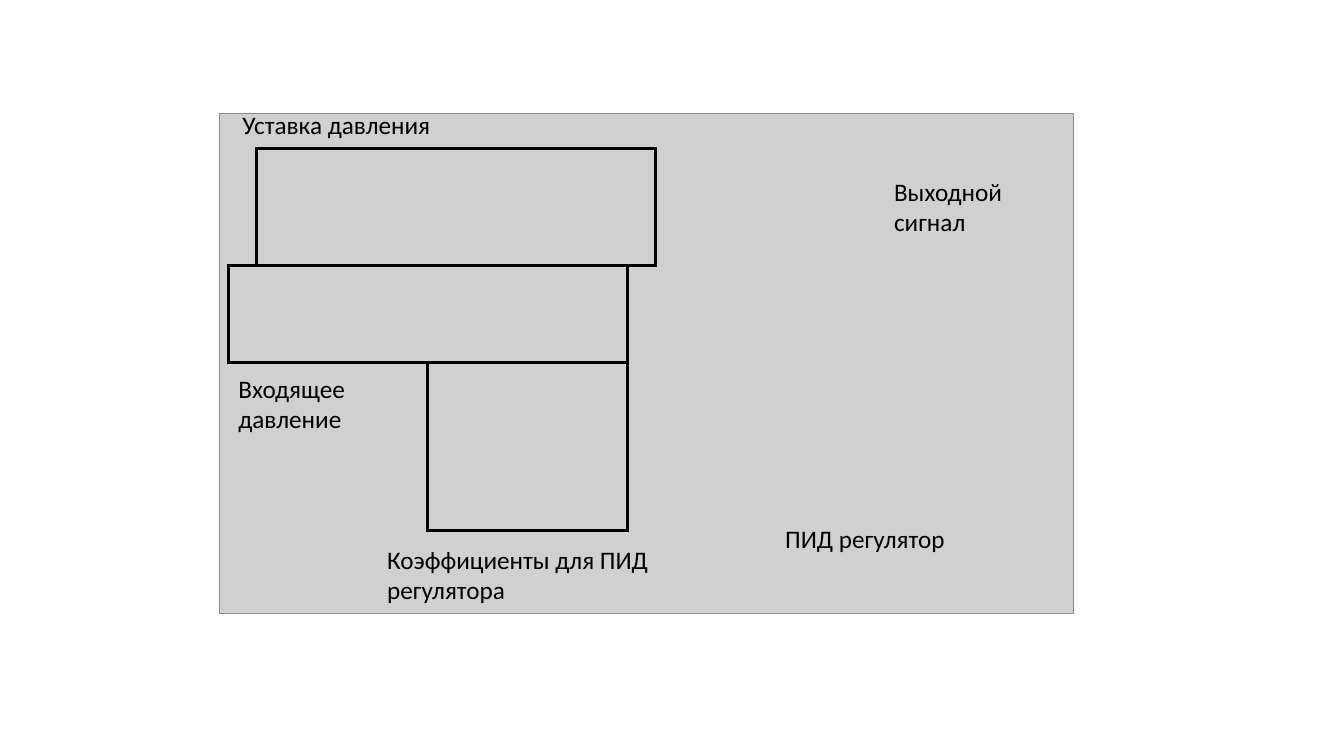
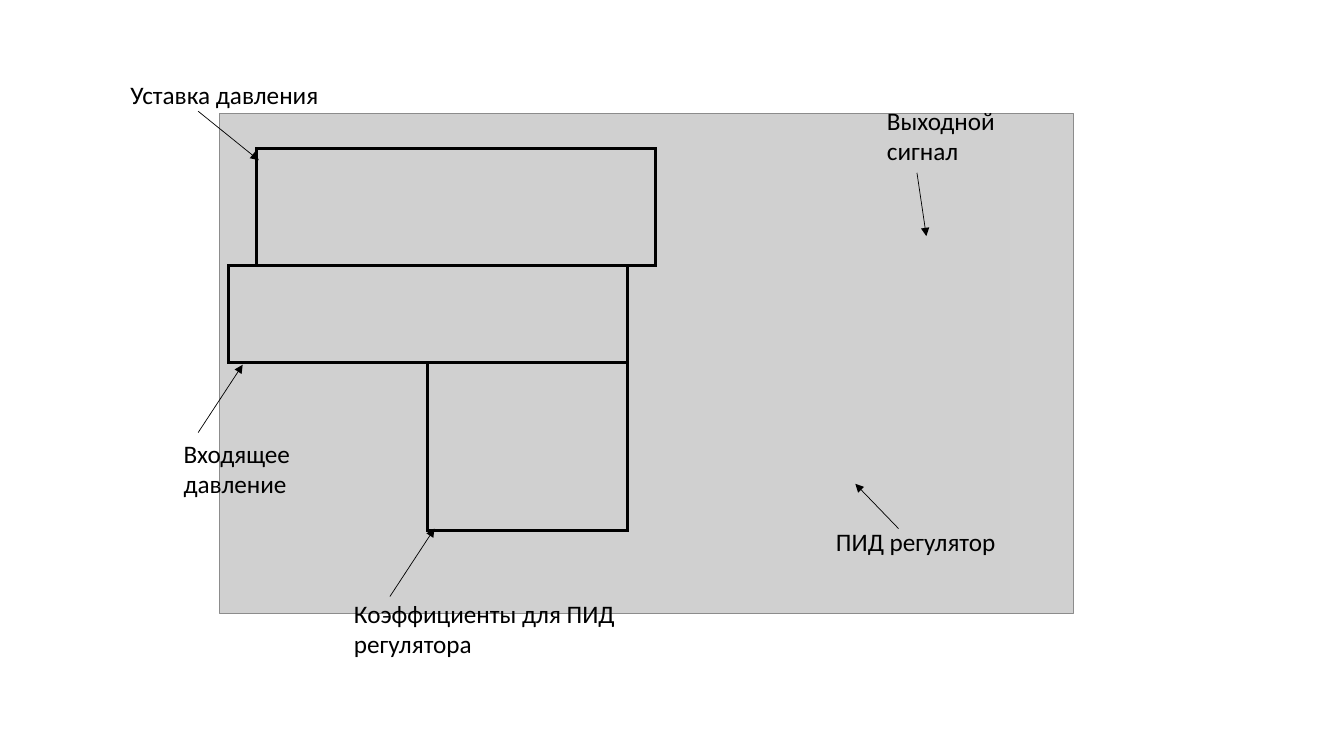
Before and after one commit to PavelKorokev/PavelKorolevDiplom, a slide deck: slide 4 of Презентация1.pptx (slide 2 before the commit). Drawn at 1344x756 pixels with LibreOffice and Linux fonts; fonts in the diff are those of the drawing; grey boxes stand for pictures. Boxes give left, top, right and bottom in pixels: in the first picture for what was removed or moved away, otherwise in the second. Text is boxed around its words. In the diff, an @@ line names an element or a change of style, - is before the commit and + after.

```diff
--- a/Презентация1.pptx
+++ b/Презентация1.pptx
@@ text "Уставка давления": place and size @@
-text "Уставка давления" at [242,118,430,138]
+text "Уставка давления" at [130,87,318,108]
@@ arrow added from (199, 111) to (259, 160), #000000 0.5 pt @@
@@ text "Выходной сигнал" rewrapped from [894,184,1002,231] to [887,109,995,160] @@
@@ arrow added from (918, 172) to (927, 236), #000000 0.5 pt @@
@@ arrow added from (199, 433) to (243, 365), #000000 0.5 pt @@
@@ text "Входящее давление" rewrapped from [238,382,344,432] to [184,442,290,499] @@
@@ arrow added from (898, 528) to (856, 484), #000000 0.5 pt @@
@@ arrow added from (390, 597) to (435, 528), #000000 0.5 pt @@
@@ text "ПИД регулятор": place and size @@
-text "ПИД регулятор" at [785,532,945,552]
+text "ПИД регулятор" at [836,535,996,555]
@@ text "Коэффициенты для ПИД регулятора": place and size @@
-text "Коэффициенты для ПИД регулятора" at [387,552,648,603]
+text "Коэффициенты для ПИД регулятора" at [354,606,615,657]
```
Also in this commit, not shown: 3 other slides changed, 5 slides added, 6 other files.
